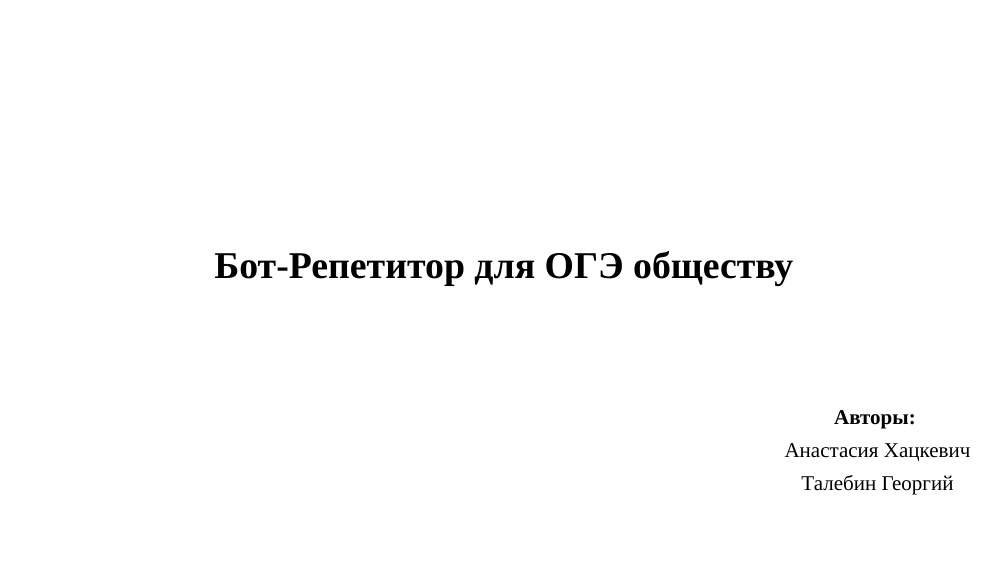
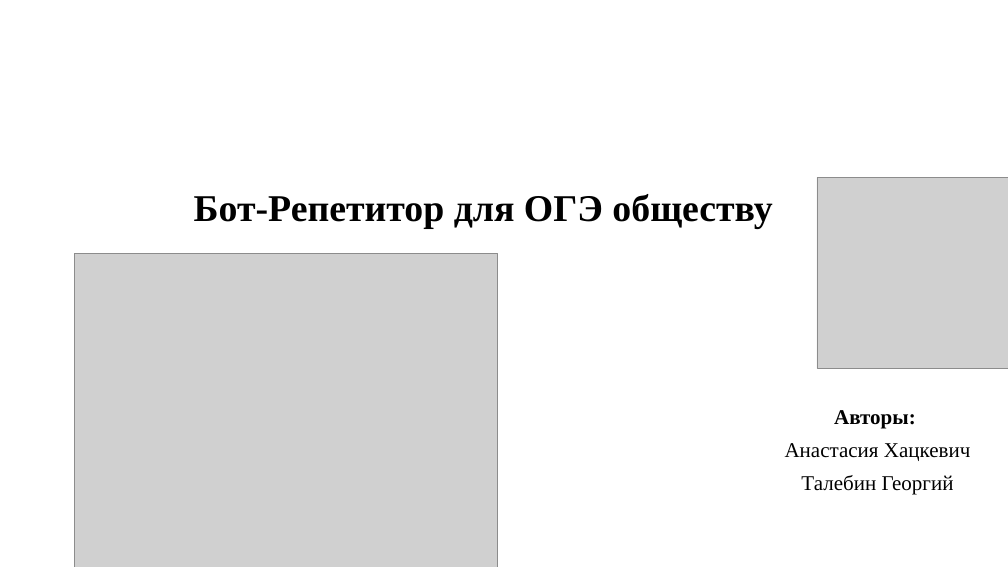
Before and after one commit to hcupakabra/Project_E_N, a slide deck: slide 1 of Project_E_N/бот в телеграмме презентация.pptx. Drawn at 1008x567 pixels with LibreOffice and Linux fonts; fonts in the diff are those of the drawing; grey boxes stand for pictures. Boxes give left, top, right and bottom in pixels: in the first picture for what was removed or moved away, otherwise in the second. Text is boxed around its words. In the diff, an @@ line names an element or a change of style, - is before the commit and + after.

```diff
--- a/Project_E_N/бот в телеграмме презентация.pptx
+++ b/Project_E_N/бот в телеграмме презентация.pptx
@@ title "Бот-Репетитор для ОГЭ обществу": place and size @@
-title "Бот-Репетитор для ОГЭ обществу" at (214,251,793,286)
+title "Бот-Репетитор для ОГЭ обществу" at (194,194,772,229)
@@ picture added at (817,178,1008,369) @@
@@ picture added at (75,253,498,567) @@
```
Also in this commit, not shown: 4 other slides changed, 2 other files.
